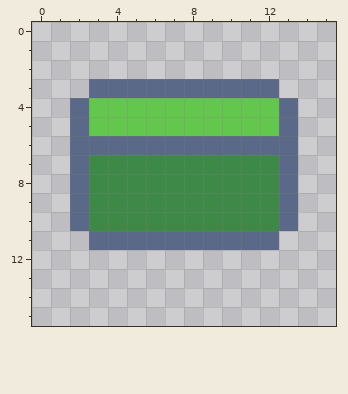
One commit to this pixel-art file: CargOS/Assets/Sprites/Prefabs/r_canister.aseprite. That is the earlier state.
16x16 pixels, 1 frame.
After the commit:
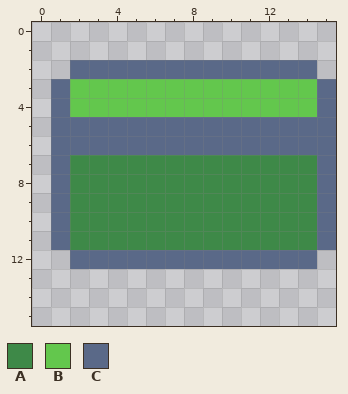
Palette (. is transparent): A #3e8948  B #63c74d  C #5a6988
The edit:
y 2: x 2..14 ............. -> CCCCCCCCCCCCC
y 3: x 1..15 ..CCCCCCCCCC... -> CBBBBBBBBBBBBBC
y 4: x 1..2 .C -> CB; x 13..15 C.. -> BBC
y 5: x 1 . -> C; x 3..12 BBBBBBBBBB -> CCCCCCCCCC; x 14..15 .. -> CC
y 6: x 1 . -> C; x 14..15 .. -> CC
y 7..10: x 1..2 .C -> CA; x 13..15 C.. -> AAC
y 11: x 1..15 ..CCCCCCCCCC... -> CAAAAAAAAAAAAAC
y 12: x 2..14 ............. -> CCCCCCCCCCCCC
Where, in picture pixels (left, top, right, bottom), the same in both pictures:
changed: (51, 60, 336, 269)
